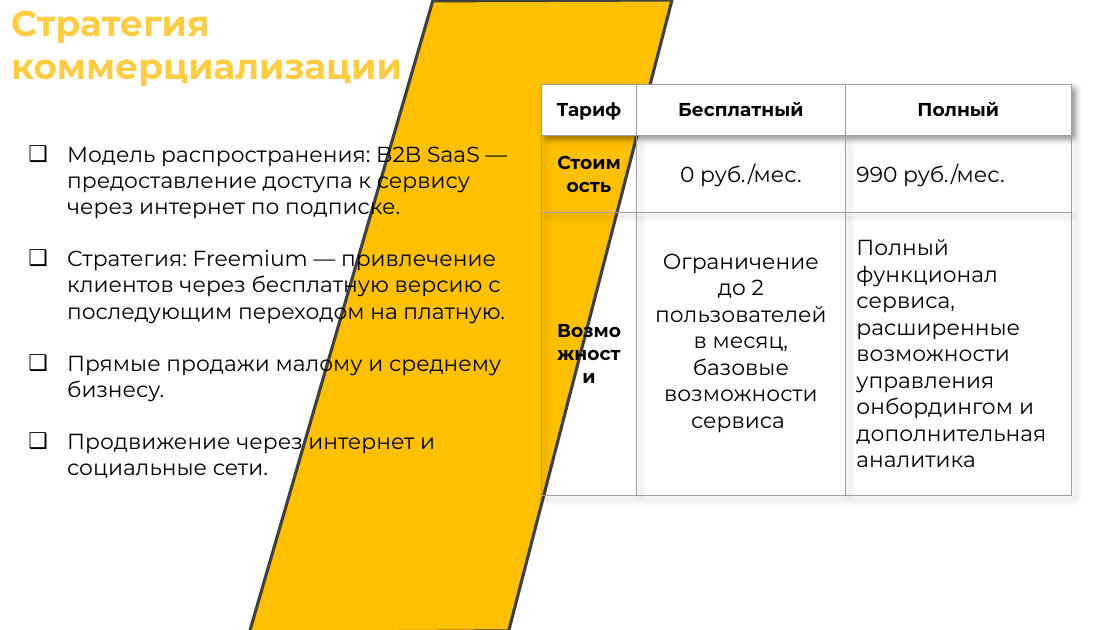
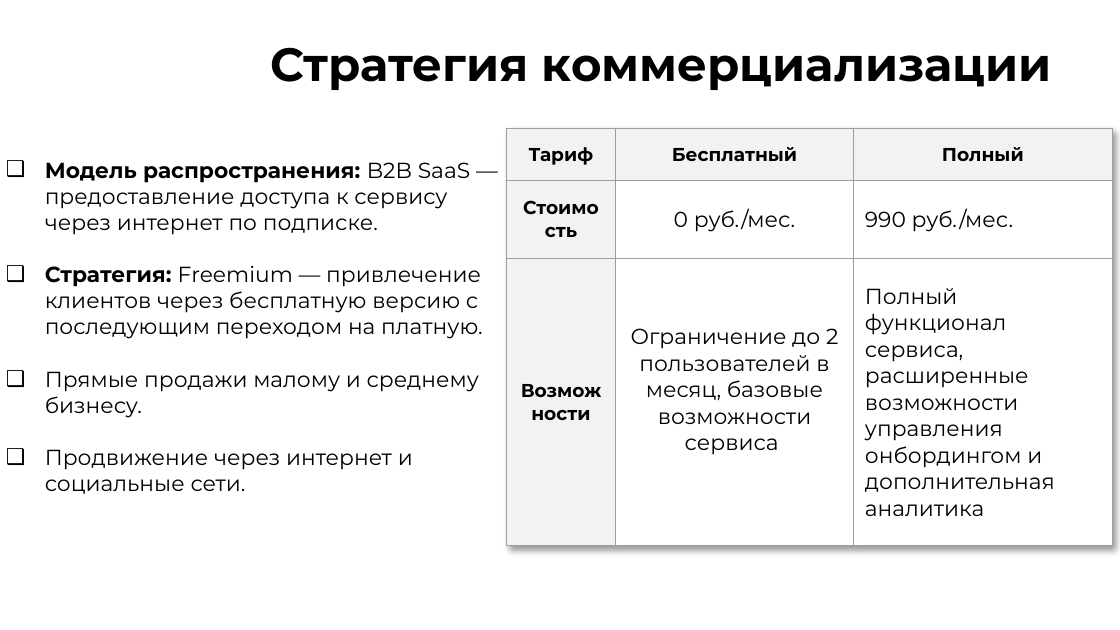
Before and after one commit to zetLighter/tech-pred, a slide deck: slide 6 of OnboardFlow.pptx. Drawn at 1120x630 pixels with LibreOffice and Linux fonts; fonts in the diff are those of the drawing; background and template pictures are left out. Boxes give left, top, right and bottom in pixels: in the first picture for what was removed or moved away, otherwise in the second. Text is boxed around its words. In the diff, an @@ line names an element or a change of style, - is before the commit and + after.

```diff
--- a/OnboardFlow.pptx
+++ b/OnboardFlow.pptx
@@ freeform shape removed at (250, 0, 672, 630) @@
@@ text "Стратегия коммерциализации": place and size @@
-text "Стратегия коммерциализации" at (11, 10, 402, 86)
+text "Стратегия коммерциализации" at (270, 47, 1052, 90)
@@ text "Стратегия коммерциализации" at (270, 47, 1052, 90): size 23 to 30 pt, text colour #FFCD44 to #000000 @@
@@ text "Модель распространения: B2B SaaS — ...": place and size @@
-text "Модель распространения: B2B SaaS — ..." at (67, 141, 505, 478)
+text "Модель распространения: B2B SaaS — ..." at (45, 162, 483, 494)
@@ table at (506, 129, 1112, 547) @@
@@ fill #FFFFFF to #F2F2F2 in row 1 @@
@@ fill none to #F2F2F2 in 2 cells @@
@@ fill none to #FFFFFF in 4 cells @@
@@ borders changed @@
@@ table: place and size @@
-table at (541, 85, 1071, 495)
+table at (506, 129, 1112, 547)
@@ text at (45, 162, 483, 339): bold on in "Модель распространения:", "Стратегия:" @@
```
Also in this commit, not shown: 10 other slides changed, 2 other files.
